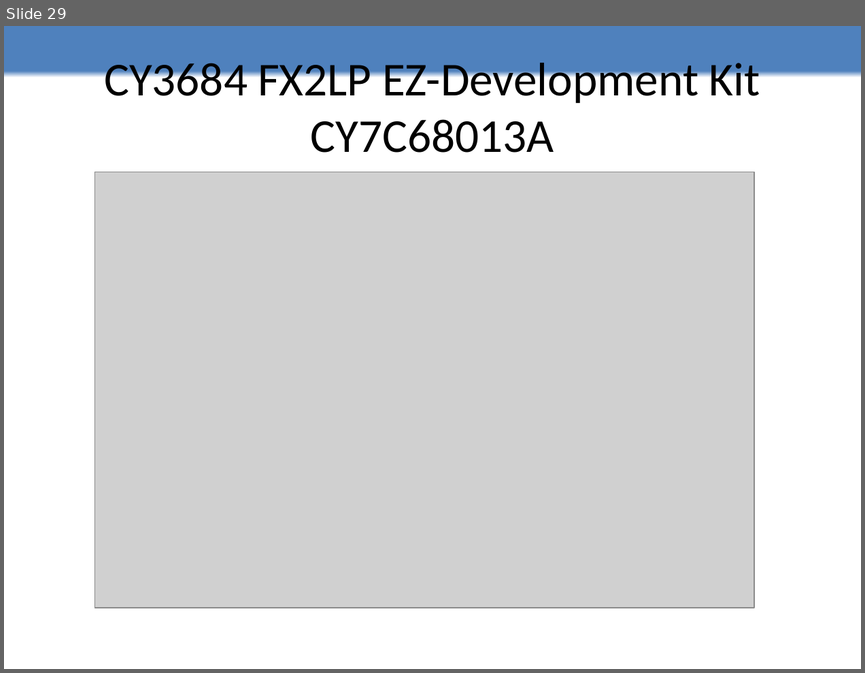
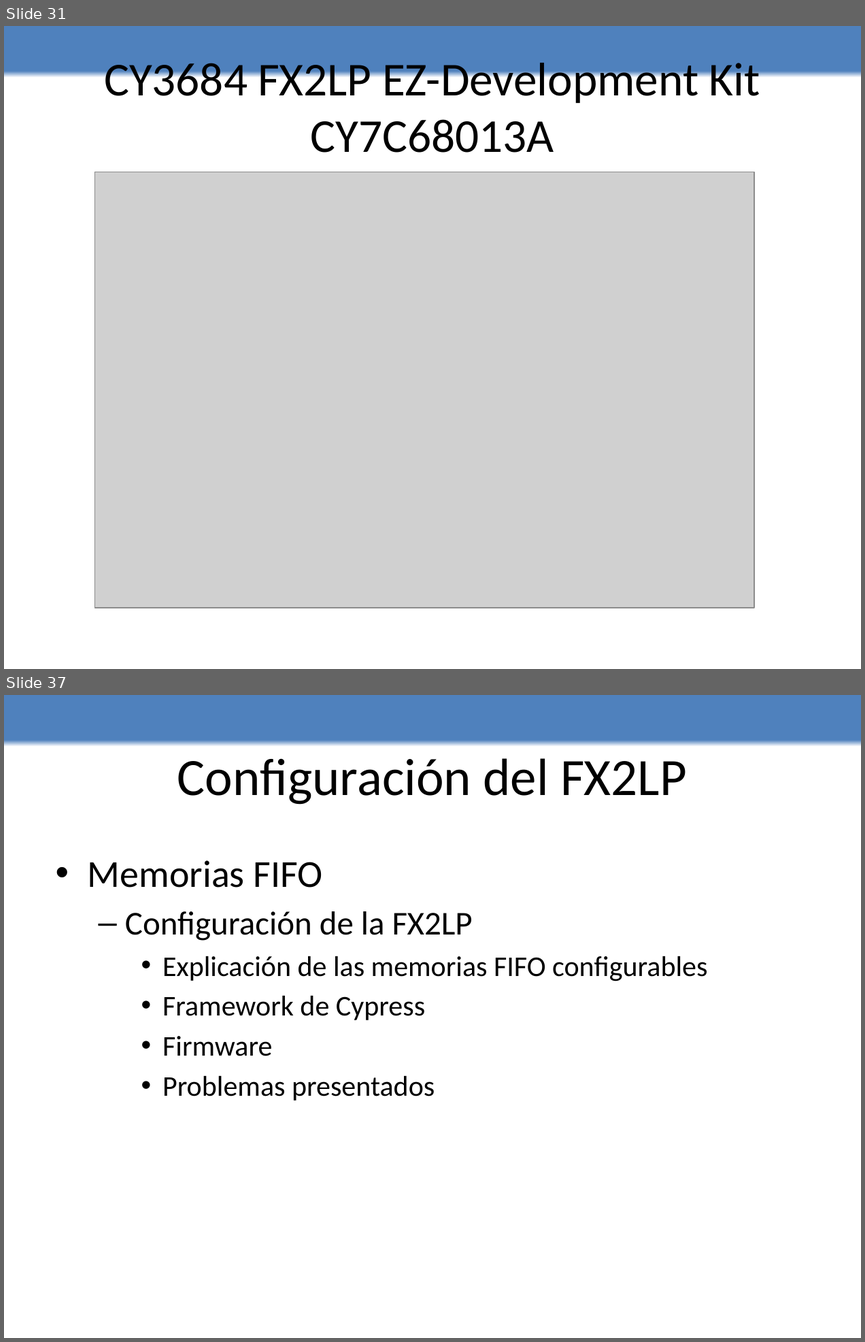
Before and after one commit to edwin0790/lechuzing, a slide deck: Presentacion/presentacion.pptx. Shown one above the other, each under a label of ours: slide 29 before the commit, slides 31 and 37 after it; the slides between them are not shown. The pictures are 865x673 and 865x1342 pixels, drawn with LibreOffice and Linux fonts; fonts in the diff are those of the drawing; grey boxes stand for pictures. Boxes give left, top, right and bottom in pixels: in the first picture for what was removed or moved away, otherwise in the second. Text is boxed around its words. In the diff, an @@ line names an element or a change of style, - is before the commit and + after.

```diff
--- a/Presentacion/presentacion.pptx
+++ b/Presentacion/presentacion.pptx
@@ slide 37 added at (x1=4, y1=695, x2=861, y2=1338), background gradient #FFFFFF to #4F81BD @@
@@ title added at (x1=177, y1=758, x2=687, y2=804), 44 pt, text #000000 @@
+Configuración del FX2LP
@@ text added at (x1=88, y1=860, x2=707, y2=1100), 24 pt, text #000000 @@
+• Memorias FIFO
+  – Configuración de la FX2LP
+    • Explicación de las memorias FIFO configurables
+    • Framework de Cypress
+    • Firmware
+    • Problemas presentados
@@ what was slide 29 is now slide 31 @@
```
Also in this commit, not shown: 2 slides changed, 6 other slides added.
